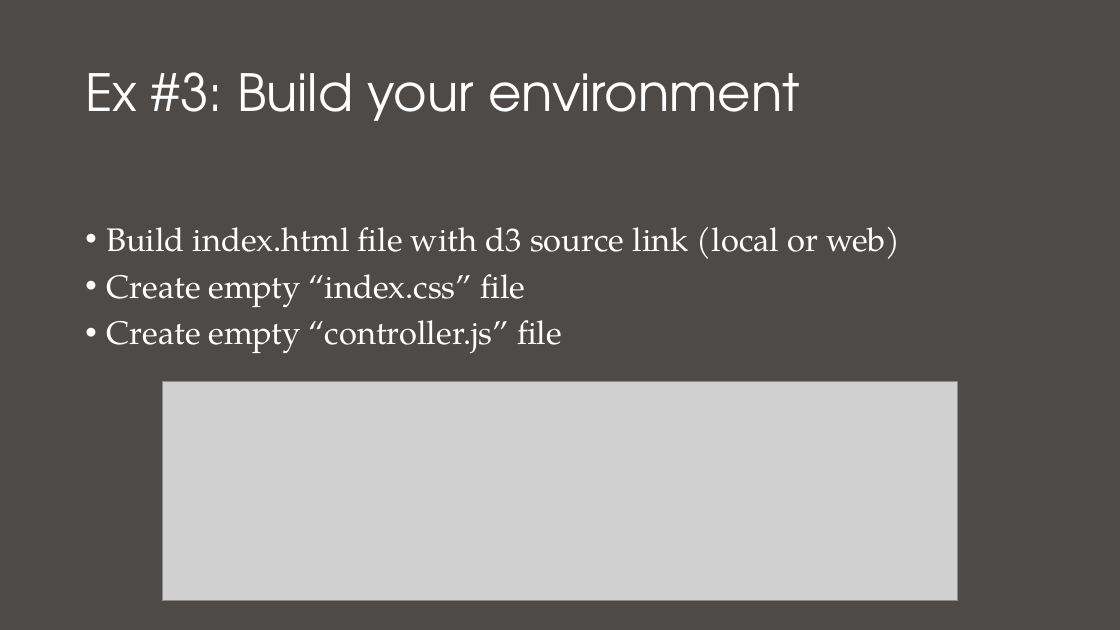
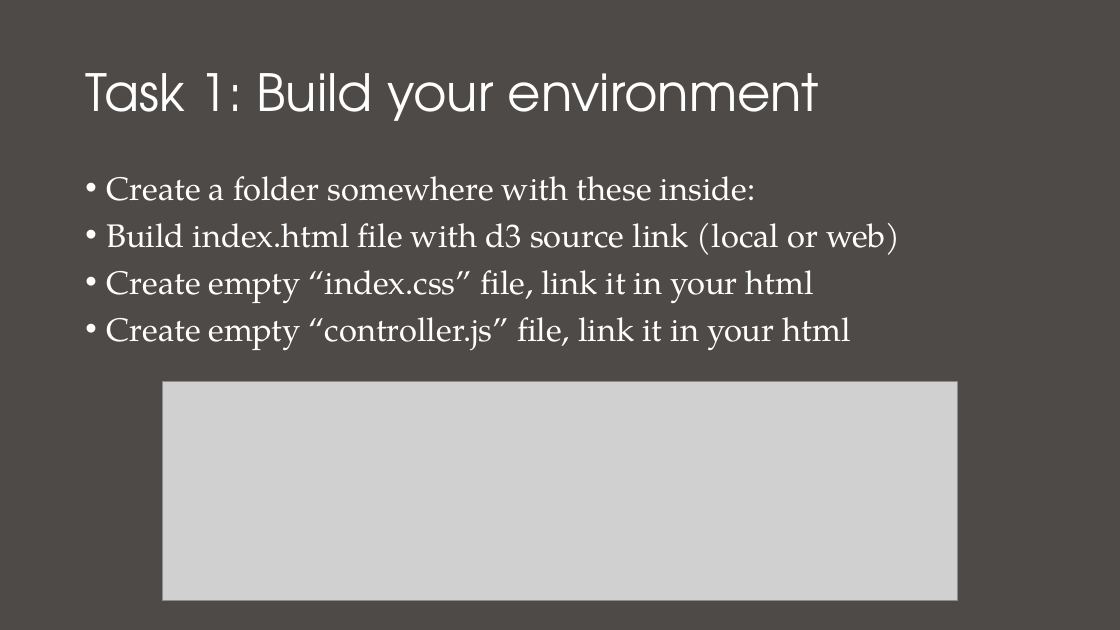
Before and after one commit to nuitrcs/Intro_to_d3_workshop, a slide deck: slide 22 of Introduction to D3.pptx (slide 16 before the commit). Drawn at 1120x630 pixels with LibreOffice and Linux fonts; fonts in the diff are those of the drawing; grey boxes stand for pictures. Boxes give left, top, right and bottom in pixels: in the first picture for what was removed or moved away, otherwise in the second. Text is boxed around its words. In the diff, an @@ line names an element or a change of style, - is before the commit and + after.

```diff
--- a/Introduction to D3.pptx
+++ b/Introduction to D3.pptx
@@ title at (85, 73, 819, 121): text changed @@
-Ex #3: Build your environment
+Task 1: Build your environment
@@ text at (106, 176, 755, 201): paragraph added @@
+• Create a folder somewhere with these inside:
@@ text at (106, 270, 851, 350): text changed @@
-• Create empty “index.css” file
-• Create empty “controller.js” file
+• Create empty “index.css” file, link it in your html
+• Create empty “controller.js” file, link it in your html
```
Also in this commit, not shown: 7 other slides changed, 6 slides added, 3 other files.
